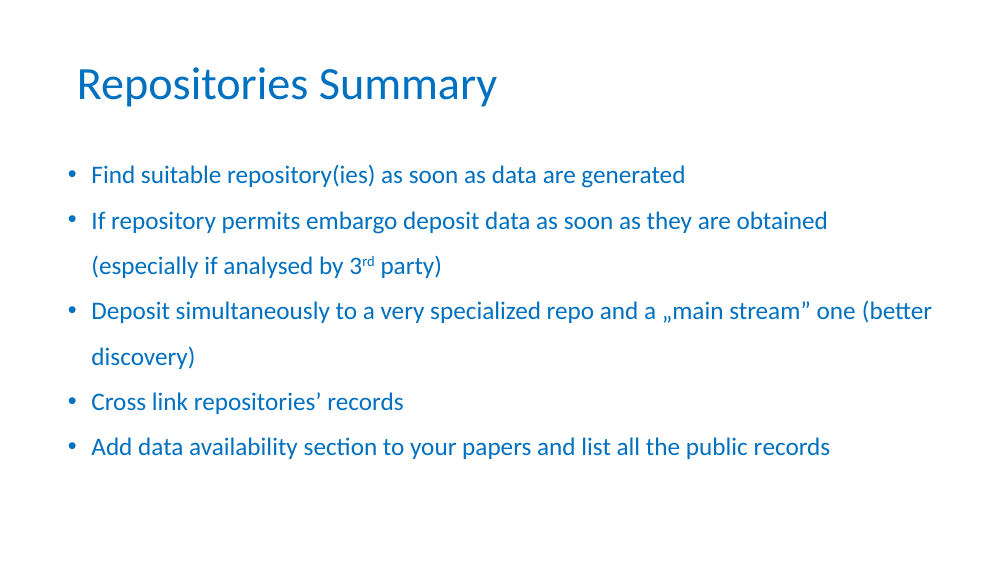
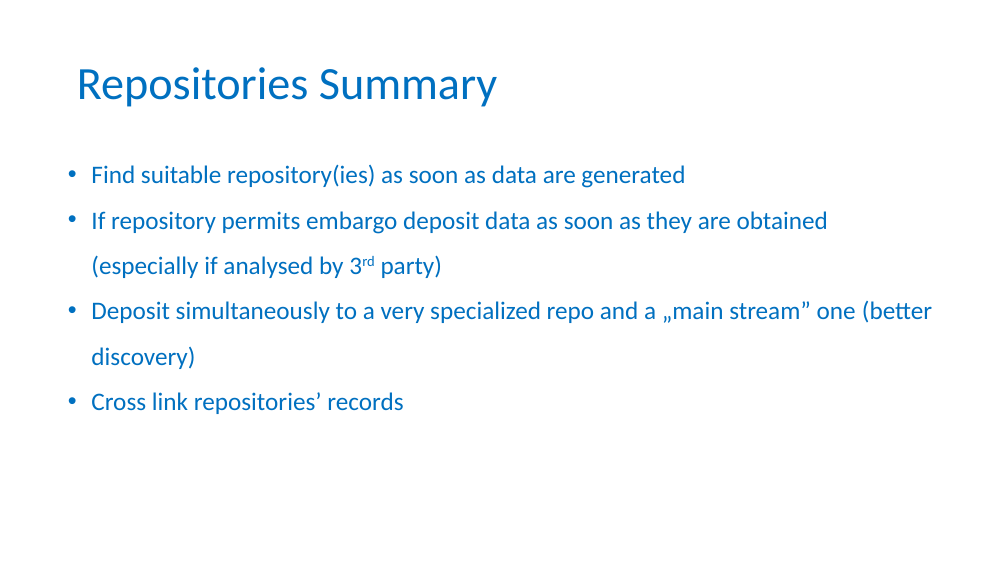
Before and after one commit to carpentries-incubator/fair-for-leaders, a slide deck: slide 24 of instructors/04-Public_repositories.pptx. Drawn at 1008x567 pixels with LibreOffice and Linux fonts; fonts in the diff are those of the drawing; background and template pictures are left out. Boxes give left, top, right and bottom in pixels: in the first picture for what was removed or moved away, otherwise in the second. Text is boxed around its words. In the diff, an @@ line names an element or a change of style, - is before the commit and + after.

```diff
--- a/instructors/04-Public_repositories.pptx
+++ b/instructors/04-Public_repositories.pptx
@@ text at [91,437,831,459]: paragraph removed @@
-• Add data availability section to your papers and list all the public records
```
Also in this commit, not shown: 1 other slide changed, 2 other files.
